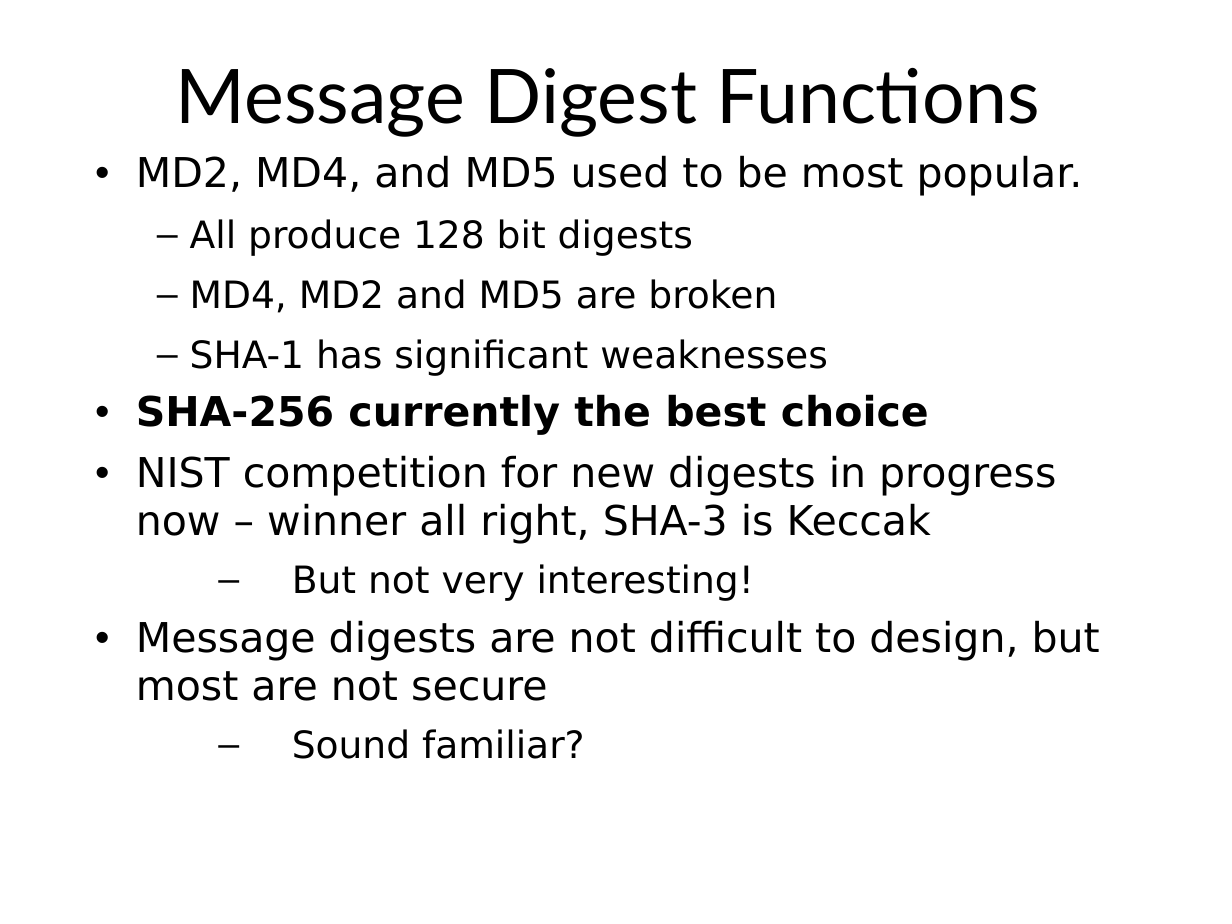
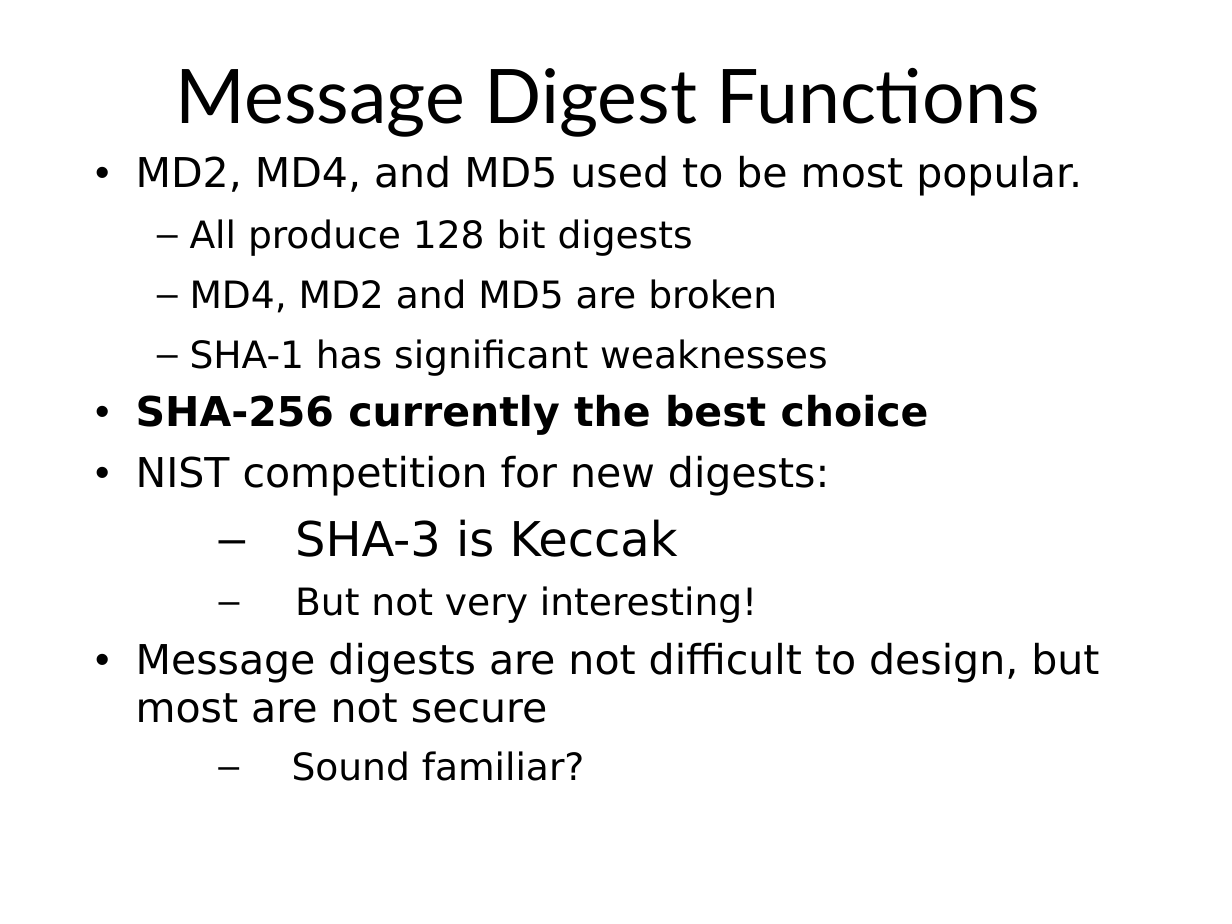
Before and after one commit to sftcd/cs7053, a slide deck: slide 30 of 2016lectures/03-crypto.ppt (slide 28 before the commit). Drawn at 1232x924 pixels with LibreOffice and Linux fonts; fonts in the diff are those of the drawing. Boxes give left, top, right and bottom in pixels: in the first picture for what was removed or moved away, otherwise in the second. Text is boxed around its words. In the diff, an @@ line names an element or a change of style, - is before the commit and + after.

```diff
--- a/2016lectures/03-crypto.ppt
+++ b/2016lectures/03-crypto.ppt
@@ text at (136,155,1099,781): indent changed @@
@@ text at (136,455,829,557): text changed @@
-• NIST competition for new digests in progress now – winner all right, SHA-3 is Keccak
+• NIST competition for new digests:
+  – SHA-3 is Keccak
```
Also in this commit, not shown: 59 other slides changed, 4 slides added, 2 other files.
